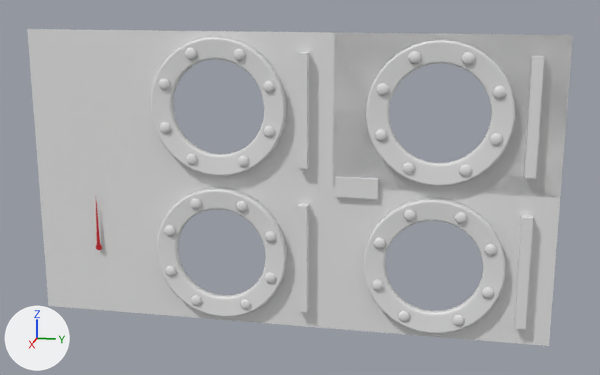
A saved change to the glTF model SRC/models/overlay.gltf.
One viewpoint serves both versions: a 50 mm camera at (50.6, 11.2, 12.5) aimed at (0.4, 1.2, 0.0). Arrows for +X, +Y and +Z are at lower left; the lights stay in place. Where no turn or scale is listed for an object, it has been applied to the vertices. Vertices at the same position are counted once.

Before the edit, the objects in view are built like this:
```python
ob_cylinder_000 = bpy.data.objects.new('Cylinder.000', me_cylinder_013)
ob_cylinder_000.location = (0.64, 11.37, 1.55)
ob_msh_alarme = bpy.data.objects.new('MSH_Alarme', me_cube_001)
ob_msh_alarme.location = (0.32, 4.74, 0.06)
ob_msh_clock = bpy.data.objects.new('MSH_Clock', me_cube_005)
ob_msh_clock.location = (0.29, -12.83, -4.92)
ob_msh_oxygenmeter_p1 = bpy.data.objects.new('MSH_OxygenMeter_P1', me_cube_003)
ob_msh_oxygenmeter_p1.location = (0.32, 1.34, 1.26)
ob_msh_oxygenmeter_p2 = bpy.data.objects.new('MSH_OxygenMeter_P2', me_cube_002)
ob_msh_oxygenmeter_p2.location = (0.32, 15.15, 1.26)
ob_msh_oxygenmeter_p3 = bpy.data.objects.new('MSH_OxygenMeter_P3', me_cube_004)
ob_msh_oxygenmeter_p3.location = (0.32, 1.34, -8.34)
ob_msh_oxygenmeter_p4 = bpy.data.objects.new('MSH_OxygenMeter_P4', me_cube_000)
ob_msh_oxygenmeter_p4.location = (0.32, 15.15, -8.34)
# also in view: 'Cylinder.004' at (0.3, 2.8, 0.1); 'MSH_Fond.001' at (0.0, 3.2, 0.0); 'MSH_Fond.002' at (0.0, 10.1, 4.8); 'Plane' at (0.0, -13.8, 0.0)
```
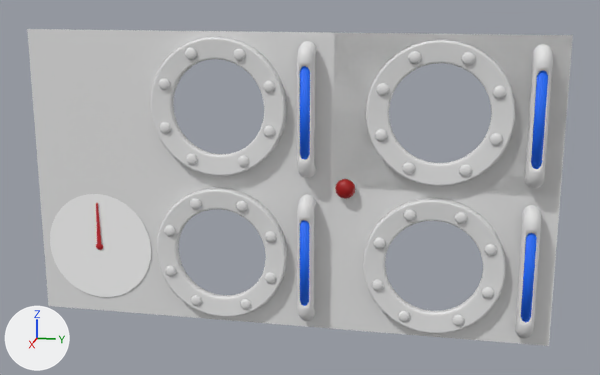
Location of each change, [x1, y1, x2, y2] in pixels of the pictures (600 x 375 px; the box of a moved part takes in the faces that stretch with it):
'Circle', added
    after: [50, 194, 151, 297]
'MSH_OxygenPipe', added
    after: [297, 41, 553, 338]
'MSH_OxygenMeter_P2', reshaped, moved
    before: [524, 56, 544, 179]
    after: [531, 71, 548, 169]
'MSH_OxygenMeter_P4', reshaped, moved
    before: [514, 215, 533, 329]
    after: [521, 233, 537, 322]
'MSH_OxygenMeter_P1', reshaped, moved
    before: [297, 52, 309, 169]
    after: [300, 66, 310, 160]
'MSH_OxygenMeter_P3', reshaped, moved
    before: [297, 204, 309, 312]
    after: [300, 220, 309, 306]
'MSH_Alarme', deleted
    before: [335, 176, 378, 199]
'Sphere', added
    after: [335, 179, 355, 199]
'MSH_Clock', reshaped, moved, rescaled
    before: [96, 202, 102, 250]
    after: [96, 203, 103, 250]
part 1 of me_cube_005, moved or reshaped
    before: [96, 202, 102, 250]
    after: [96, 203, 103, 250]
part 3 of me_cube_003, built on
    before: [297, 52, 309, 169]
    after: [300, 66, 310, 160]
part 5 of me_cube_002, built on
    before: [524, 56, 544, 179]
    after: [531, 71, 548, 169]
part 7 of me_cube_004, built on
    before: [297, 204, 309, 312]
    after: [300, 220, 309, 306]
part 9 of me_cube_000, built on
    before: [514, 215, 533, 329]
    after: [521, 233, 537, 322]

The change, as a diff of the scene's bpy script:
```diff
--- a/SRC/models/overlay.gltf.py
+++ b/SRC/models/overlay.gltf.py
@@ me_cube_002 @@
-me_cube_002.from_pydata(...)  # 8 vertices, 12 faces; spans x -0.32..0.32, y -0.32..0.32, z 0.0..7.15
+me_cube_002.from_pydata(...)  # 34 vertices, 64 faces; spans x -0.46..0.46, y -0.46..0.46, z 0.0..5.88
+# me_cube_002 part 5: the whole mesh is rebuilt
+# me_cube_002 part 6: the surface is now shaded smooth
+me_cube_002.materials.append(mat_mat_oxygen)  # blue #106cff
@@ me_cube_000 @@
-me_cube_000.from_pydata(...)  # 8 vertices, 12 faces; spans x -0.32..0.32, y -0.32..0.32, z 0.0..7.15
+me_cube_000.from_pydata(...)  # 34 vertices, 64 faces; spans x -0.46..0.46, y -0.46..0.46, z 0.0..5.88
+# me_cube_000 part 9: the whole mesh is rebuilt
+# me_cube_000 part 10: the surface is now shaded smooth
+me_cube_000.materials.append(mat_mat_oxygen)  # blue #106cff
@@ me_cube_003 @@
-me_cube_003.from_pydata(...)  # 8 vertices, 12 faces; spans x -0.32..0.32, y -0.32..0.32, z 0.0..7.15
+me_cube_003.from_pydata(...)  # 34 vertices, 64 faces; spans x -0.46..0.46, y -0.46..0.46, z 0.0..5.88
+# me_cube_003 part 3: the whole mesh is rebuilt
+# me_cube_003 part 4: the surface is now shaded smooth
+me_cube_003.materials.append(mat_mat_oxygen)  # blue #106cff
@@ me_cube_004 @@
-me_cube_004.from_pydata(...)  # 8 vertices, 12 faces; spans x -0.32..0.32, y -0.32..0.32, z 0.0..7.15
+me_cube_004.from_pydata(...)  # 34 vertices, 64 faces; spans x -0.46..0.46, y -0.46..0.46, z 0.0..5.88
+# me_cube_004 part 7: the whole mesh is rebuilt
+# me_cube_004 part 8: the surface is now shaded smooth
+me_cube_004.materials.append(mat_mat_oxygen)  # blue #106cff
@@ me_cube_005 @@
-me_cube_005.from_pydata(...)  # 25 vertices, 36 faces; spans x -0.07..0.04, y -0.22..0.22, z -0.21..3.79
+me_cube_005.from_pydata(...)  # 30 vertices, 44 faces; spans x -0.09..0.08, y -0.31..0.31, z -0.28..3.65
+# me_cube_005 part 1: the whole mesh is rebuilt
+# me_cube_005 part 2: the surface is now shaded smooth
 me_cube_005.materials.append(mat_mat_clockneedle)
@@ ob_msh_oxygenmeter_p2 @@
 ob_msh_oxygenmeter_p2 = bpy.data.objects.new('MSH_OxygenMeter_P2', me_cube_002)
-ob_msh_oxygenmeter_p2.location = (0.32, 15.15, 1.26)
+ob_msh_oxygenmeter_p2.location = (0.86, 15.41, 1.9)
@@ ob_msh_alarme @@
-ob_msh_alarme = bpy.data.objects.new('MSH_Alarme', me_cube_001)
@@ ob_msh_oxygenmeter_p4 @@
 ob_msh_oxygenmeter_p4 = bpy.data.objects.new('MSH_OxygenMeter_P4', me_cube_000)
-ob_msh_oxygenmeter_p4.location = (0.32, 15.15, -8.34)
+ob_msh_oxygenmeter_p4.location = (0.86, 15.41, -7.66)
@@ ob_msh_oxygenmeter_p1 @@
 ob_msh_oxygenmeter_p1 = bpy.data.objects.new('MSH_OxygenMeter_P1', me_cube_003)
-ob_msh_oxygenmeter_p1.location = (0.32, 1.34, 1.26)
+ob_msh_oxygenmeter_p1.location = (0.86, 1.62, 1.9)
@@ ob_msh_oxygenmeter_p3 @@
 ob_msh_oxygenmeter_p3 = bpy.data.objects.new('MSH_OxygenMeter_P3', me_cube_004)
-ob_msh_oxygenmeter_p3.location = (0.32, 1.34, -8.34)
+ob_msh_oxygenmeter_p3.location = (0.86, 1.62, -7.66)
@@ ob_msh_clock @@
 ob_msh_clock = bpy.data.objects.new('MSH_Clock', me_cube_005)
-ob_msh_clock.location = (0.29, -12.83, -4.92)
+ob_msh_clock.location = (0.17, -12.83, -4.92)
+ob_msh_clock.scale = (0.85, 0.85, 0.85)
@@ ob_msh_oxygenpipe @@
+ob_msh_oxygenpipe = bpy.data.objects.new('MSH_OxygenPipe', me_cylinder_014)  # 848 vertices, 1456 faces; spans x -0.6..0.5, y -0.5..14.3, z -13.9..4.3
+ob_msh_oxygenpipe.location = (0.86, 1.62, 4.84)
@@ ob_circle @@
+ob_circle = bpy.data.objects.new('Circle', me_circle_001)  # 33 vertices, 32 faces; spans x 0.0, y -3.69..3.69, z -3.69..3.69; in mat_mat_clockbg (white #ffffff)
+ob_circle.location = (0.06, -12.83, -4.92)
@@ ob_sphere @@
+ob_sphere = bpy.data.objects.new('Sphere', me_sphere)  # 129 vertices, 240 faces; spans x 0.0..0.477, y -0.631..0.631, z -0.631..0.631; in mat_mat_alarmlight (red #a50000)
+ob_sphere.location = (0.3, 4.04, 0.0)
```
